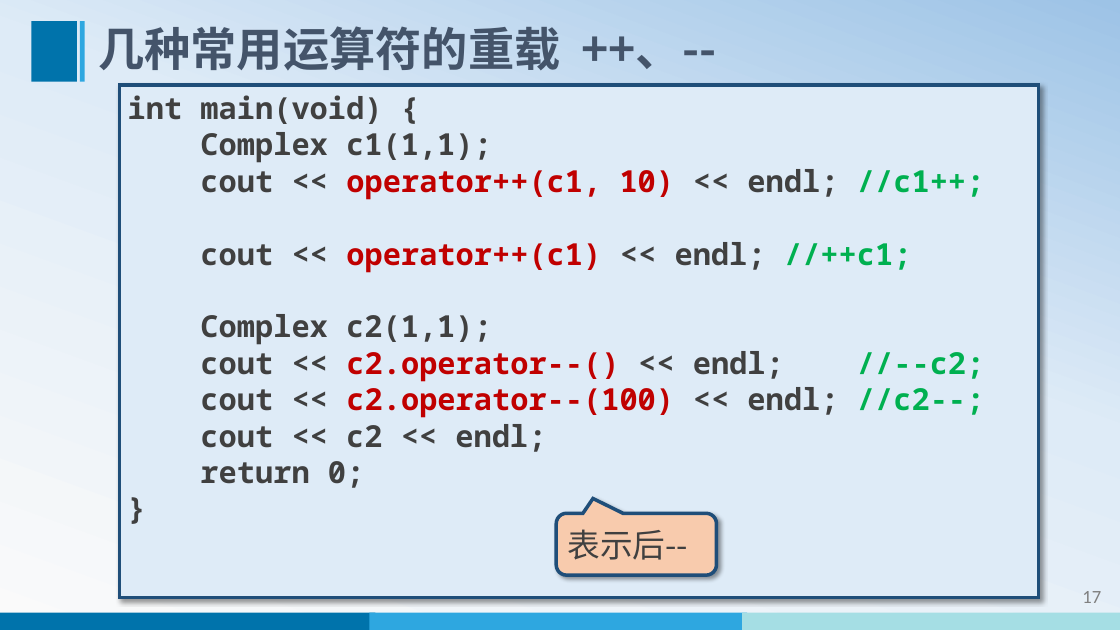
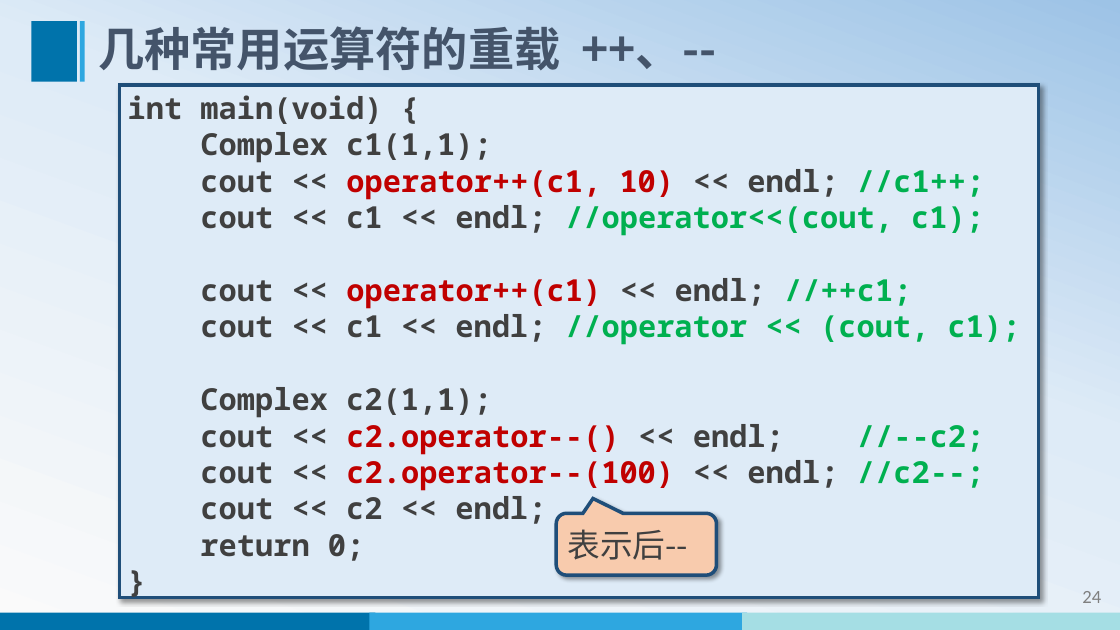
Before and after one commit to WeiMuYang/course-for-class, a slide deck: slide 25 of 16-object-oriented-programming-Cpp/01-oop-cpp-ppt/14-运算符重载.pptx (slide 18 before the commit). Drawn at 1120x630 pixels with LibreOffice and Linux fonts; fonts in the diff are those of the drawing. Boxes give left, top, right and bottom in pixels: in the first picture for what was removed or moved away, otherwise in the second. Text is boxed around its words. In the diff, an @@ line names an element or a change of style, - is before the commit and + after.

Commit message:
更新14-运算符重载

```diff
--- a/16-object-oriented-programming-Cpp/01-oop-cpp-ppt/14-运算符重载.pptx
+++ b/16-object-oriented-programming-Cpp/01-oop-cpp-ppt/14-运算符重载.pptx
@@ text in rectangle at (200,205,984,236): paragraph added @@
+cout << c1 << endl; //operator<<(cout, c1);
@@ text in rectangle at (200,314,1021,345): paragraph added @@
+cout << c1 << endl; //operator << (cout, c1);
@@ page number at (1082,591,1101,603): text changed @@
-17
+24
```
Also in this commit, not shown: 17 other slides changed, 28 slides added, 1 slide removed.
